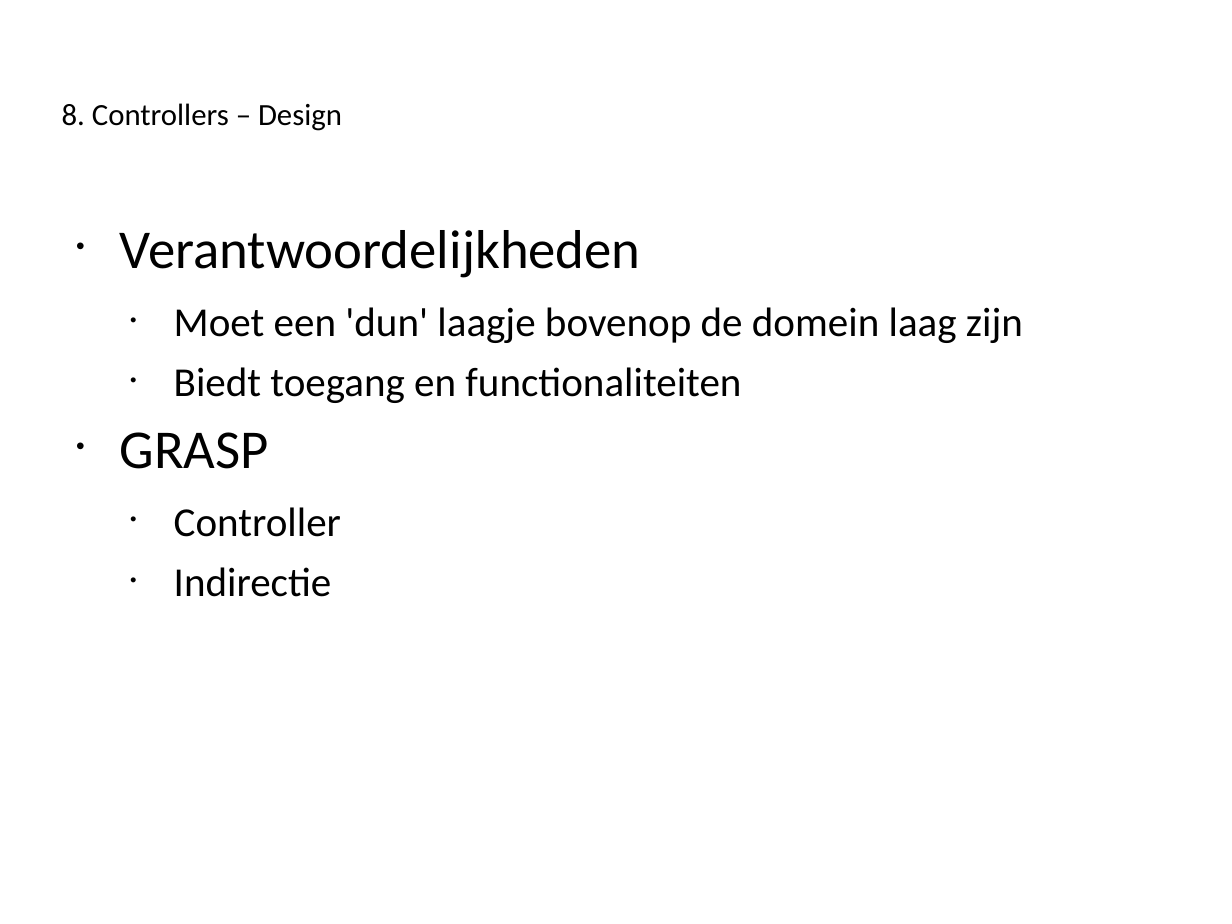
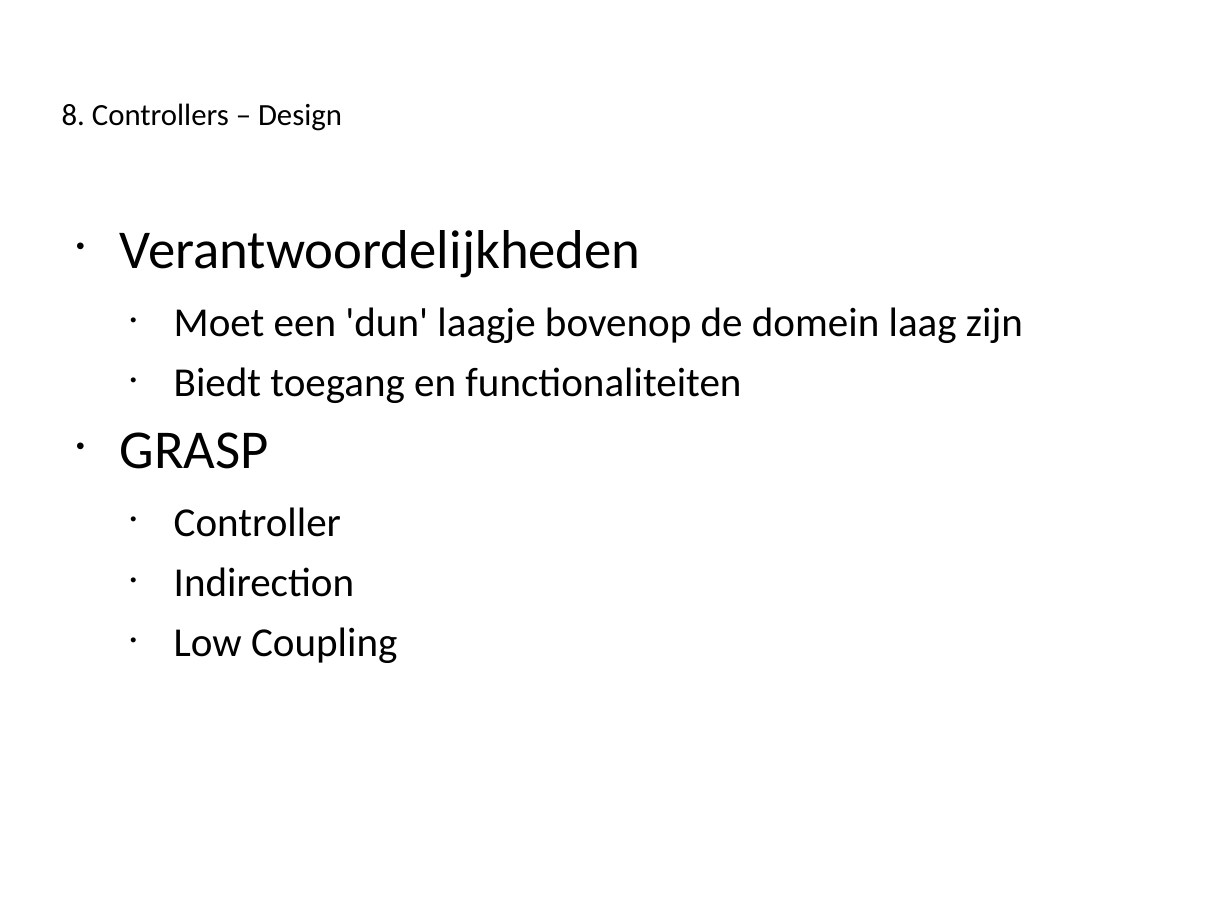
Before and after one commit to Novarg1/SWOP21, a slide deck: slide 22 of presentatie/Presentatie_Iteratie3_aanpassingenWonne21h59.ppt (slide 21 before the commit). Drawn at 1232x924 pixels with LibreOffice and Linux fonts; fonts in the diff are those of the drawing. Boxes give left, top, right and bottom in pixels: in the first picture for what was removed or moved away, otherwise in the second. Text is boxed around its words. In the diff, an @@ line names an element or a change of style, - is before the commit and + after.

Commit message:
nieuwe toevoegingen bij design uitleg

```diff
--- a/presentatie/Presentatie_Iteratie3_aanpassingenWonne21h59.ppt
+++ b/presentatie/Presentatie_Iteratie3_aanpassingenWonne21h59.ppt
@@ text at box(174, 567, 397, 663): text changed @@
-  • Indirectie
+  • Indirection
+  • Low Coupling
```
Also in this commit, not shown: 5 other slides changed, 1 slide added.
